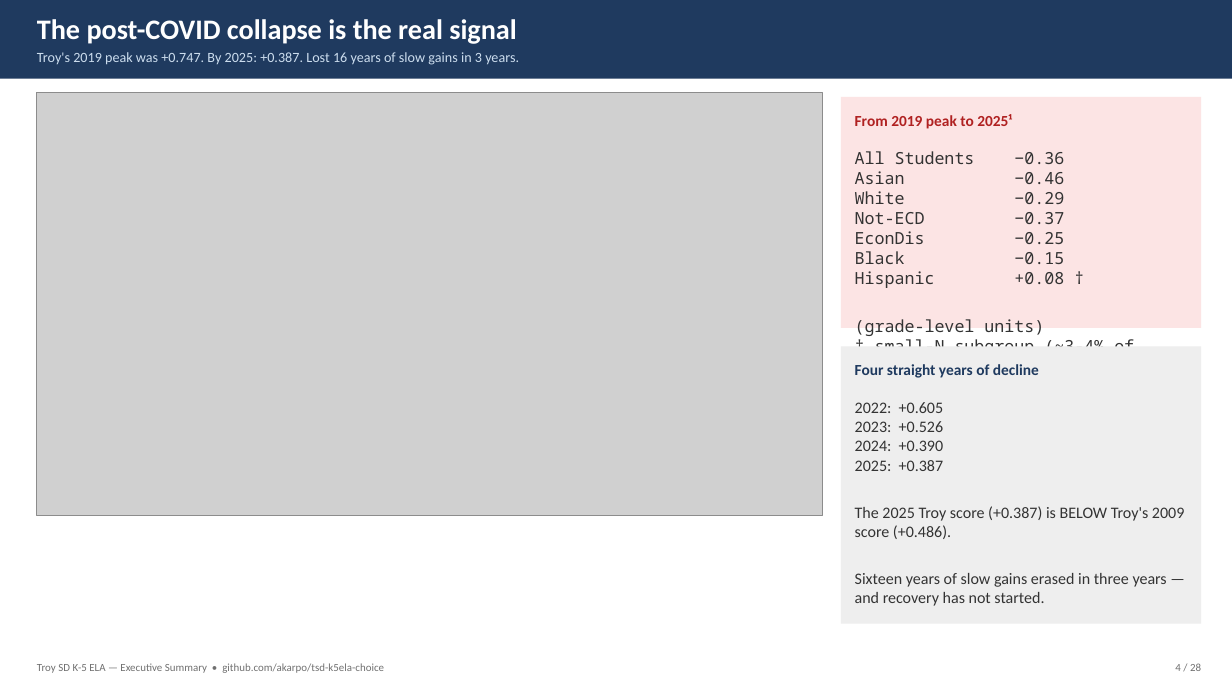
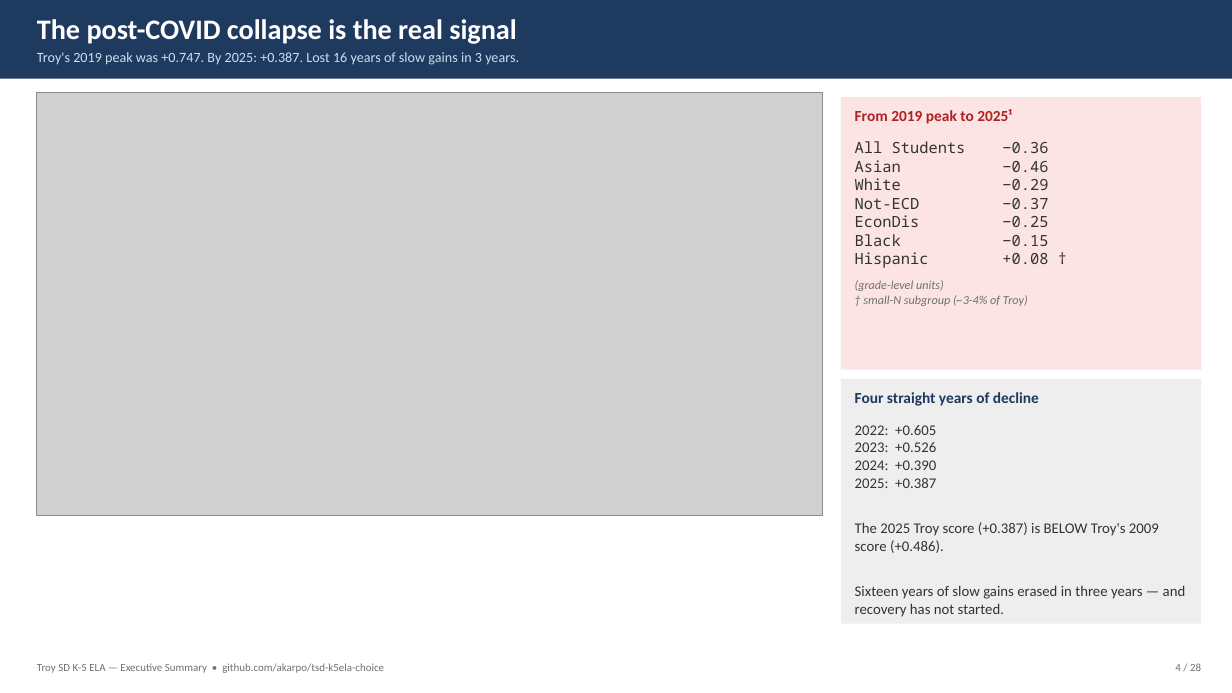
Before and after one commit to akarpo/tsd-k5ela-choice, a slide deck: slide 4 of deck/Troy_K5_ELA_Executive_Summary.pptx. Drawn at 1232x693 pixels with LibreOffice and Linux fonts; fonts in the diff are those of the drawing; grey boxes stand for pictures. Boxes give left, top, right and bottom in pixels: in the first picture for what was removed or moved away, otherwise in the second. Text is boxed around its words. In the diff, an @@ line names an element or a change of style, - is before the commit and + after.

```diff
--- a/deck/Troy_K5_ELA_Executive_Summary.pptx
+++ b/deck/Troy_K5_ELA_Executive_Summary.pptx
@@ rectangle: place and size @@
-rectangle at <box>841,97,1202,328</box>
+rectangle at <box>841,97,1202,370</box>
@@ text "From 2019 peak to 2025¹": place and size @@
-text "From 2019 peak to 2025¹" at <box>855,114,1012,129</box>
+text "From 2019 peak to 2025¹" at <box>855,109,1012,124</box>
@@ text "All Students −0.36": place and size @@
-text "All Students −0.36" at <box>855,151,1134,375</box>
+text "All Students −0.36" at <box>855,141,1048,264</box>
@@ text "All Students −0.36" at <box>855,141,1048,264</box>: size 13 to 12 pt @@
@@ text added at <box>855,280,1028,306</box>, 9.5 pt, text #707070, italic @@
+(grade-level units)
+† small-N subgroup (~3-4% of Troy)
@@ text at <box>855,319,1134,375</box>: paragraphs removed @@
-(grade-level units)
-† small-N subgroup (~3-4% of Troy)
@@ rectangle: place and size @@
-rectangle at <box>841,347,1202,624</box>
+rectangle at <box>841,379,1202,624</box>
@@ text "Four straight years of decline": place and size @@
-text "Four straight years of decline" at <box>855,364,1039,378</box>
+text "Four straight years of decline" at <box>855,392,1039,406</box>
@@ text "2022: +0.605": place and size @@
-text "2022: +0.605" at <box>855,402,1184,606</box>
+text "2022: +0.605" at <box>855,425,1186,617</box>
@@ text "2022: +0.605" at <box>855,425,1186,617</box>: size 12.5 to 11.5 pt @@
```
Also in this commit, not shown: 4 other slides changed, 41 other files.
